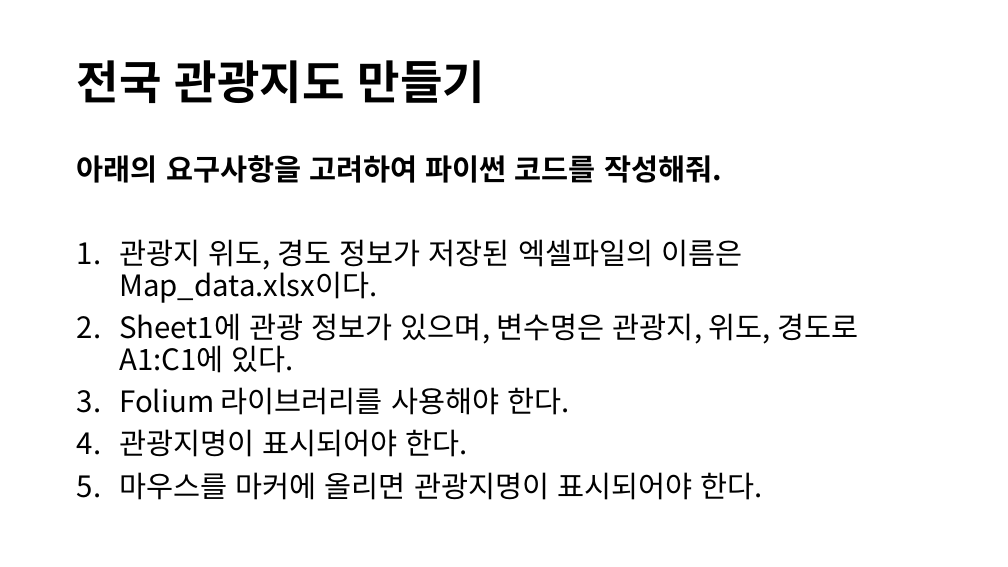
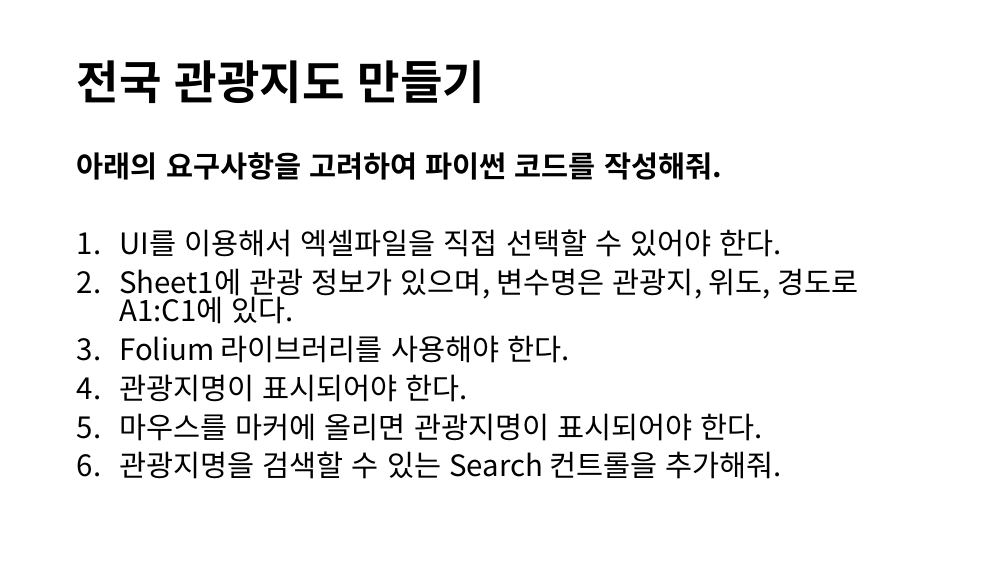
Before and after one commit to lolsaless/Python, a slide deck: slide 7 of 프롬프트 시연.pptx. Drawn at 1008x567 pixels with LibreOffice and Linux fonts; fonts in the diff are those of the drawing. Boxes give left, top, right and bottom in pixels: in the first picture for what was removed or moved away, otherwise in the second. Text is boxed around its words. In the diff, an @@ line names an element or a change of style, - is before the commit and + after.

```diff
--- a/프롬프트 시연.pptx
+++ b/프롬프트 시연.pptx
@@ text at bbox=[77, 152, 859, 441]: line spacing 0.9 to 0.8 @@
@@ text at bbox=[119, 229, 782, 257]: text changed @@
-1. 관광지 위도, 경도 정보가 저장된 엑셀파일의 이름은 Map_data.xlsx이다.
+1. UI를 이용해서 엑셀파일을 직접 선택할 수 있어야 한다.
@@ text at bbox=[119, 451, 782, 479]: paragraph added @@
+6. 관광지명을 검색할 수 있는 Search 컨트롤을 추가해줘.
```
Also in this commit, not shown: 6 other slides changed, 3 other files.
